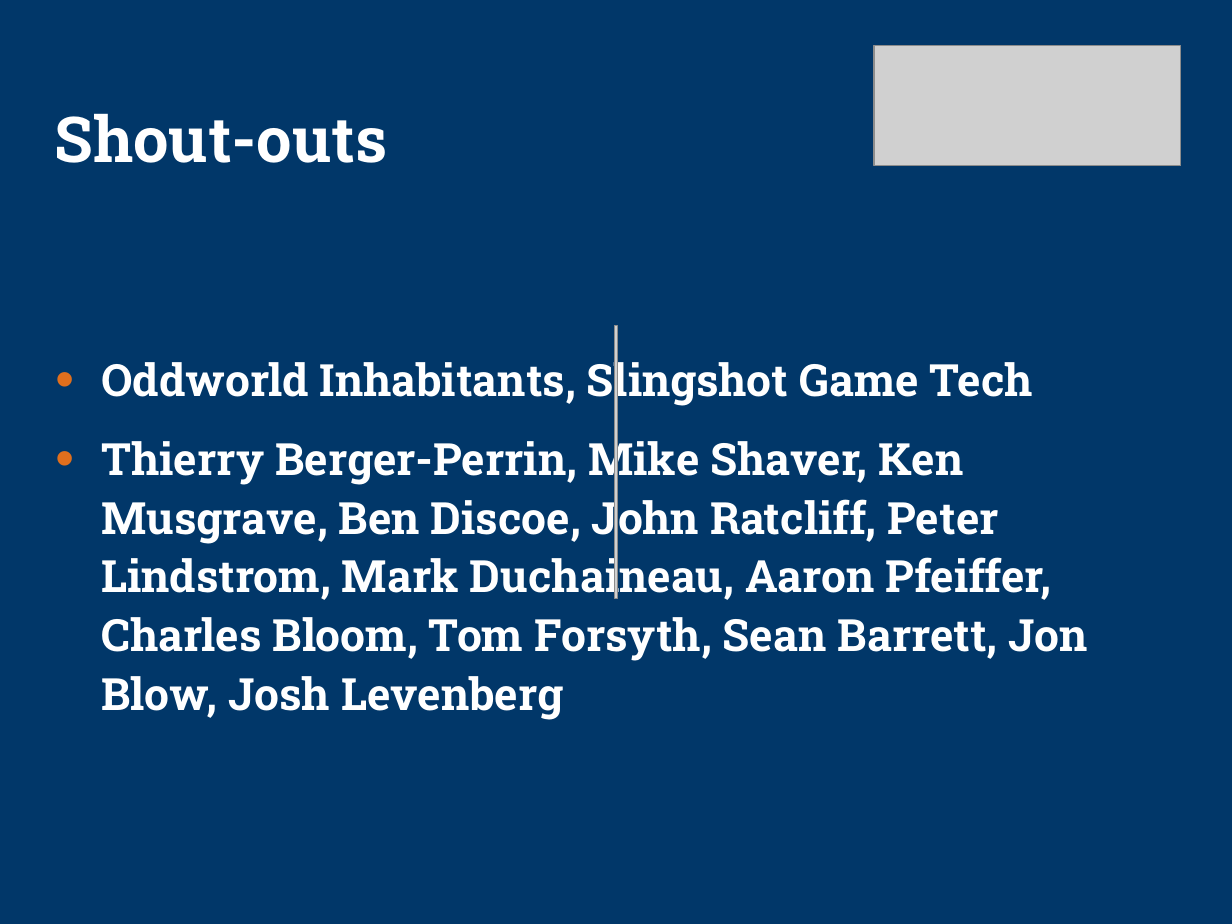
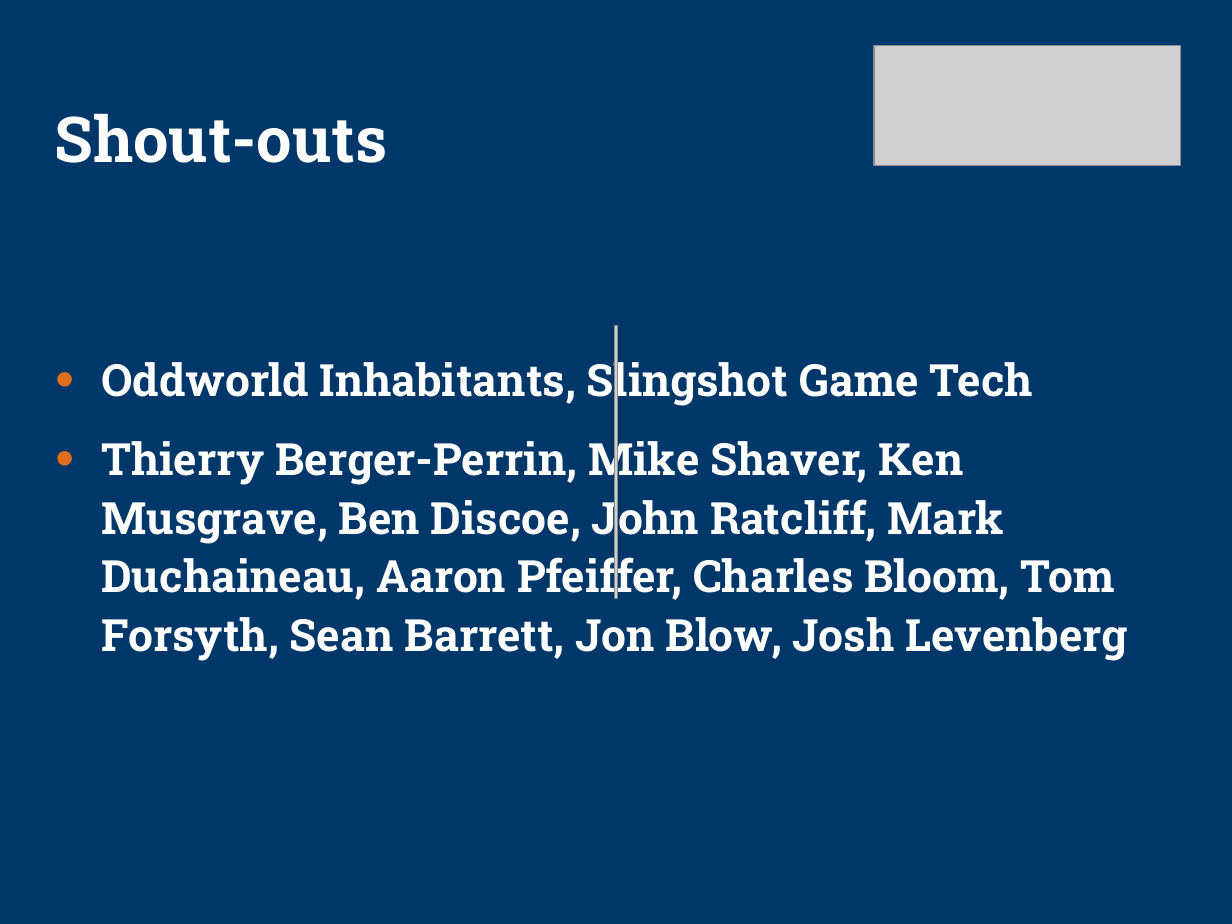
Before and after one commit to kphillisjr/tu-testbed, a slide deck: slide 42 of tu-testbed/docs/sig-preso2.ppt (slide 43 before the commit). Drawn at 1232x924 pixels with LibreOffice and Linux fonts; fonts in the diff are those of the drawing; grey boxes stand for pictures; background and template pictures are left out. Boxes give left, top, right and bottom in pixels: in the first picture for what was removed or moved away, otherwise in the second. Text is boxed around its words. In the diff, an @@ line names an element or a change of style, - is before the commit and + after.

```diff
--- a/tu-testbed/docs/sig-preso2.ppt
+++ b/tu-testbed/docs/sig-preso2.ppt
@@ text at <box>101,434,1128,661</box>: text changed @@
-• Thierry Berger-Perrin, Mike Shaver, Ken Musgrave, Ben Discoe, John Ratcliff, Peter Lindstrom, Mark Duchaineau, Aaron Pfeiffer, Charles Bloom, Tom Forsyth, Sean Barrett, Jon Blow, Josh Levenberg
+• Thierry Berger-Perrin, Mike Shaver, Ken Musgrave, Ben Discoe, John Ratcliff, Mark Duchaineau, Aaron Pfeiffer, Charles Bloom, Tom Forsyth, Sean Barrett, Jon Blow, Josh Levenberg
```
Also in this commit, not shown: 11 other slides changed, 1 slide removed, 6 other files.
